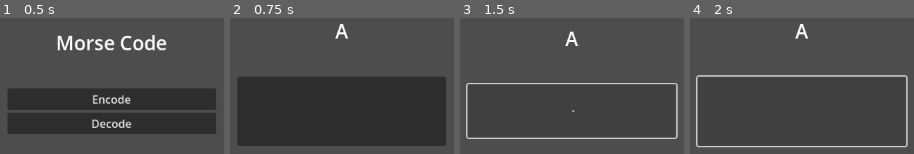
Above: before the commit, frames 1-4 (left to right).
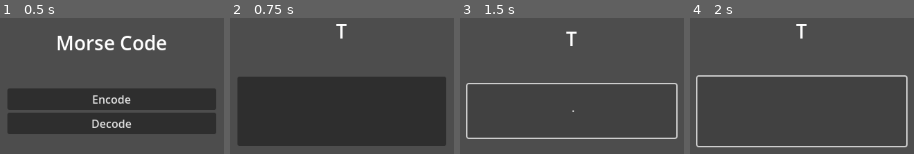
Above: after the commit, the same moments.

Repository: ThatLukeDev/morse-trainer
Game: Godot game, scene res://main.tscn
The game is run twice, just before and just after one commit, with the same random seed, the same clock (stepped at 60 frames per second) and the same inputs.
Inputs (mouse positions are in pixels of both pictures, inside the frame that each line leads up to):
- Up to frame 1 (0.5 s): no input
- Up to frame 2 (0.75 s): click "Encode" at 0.5 s
- Up to frame 3 (1.5 s): click (572, 110) at 1.25 s
- Up to frame 4 (2 s): no input

Frame 1 is identical in both runs. In frame 2, 0.4% of the frame differs, in the area x 46-53%, y 4-16%; in frame 3, 0.4%; in frame 4, 0.4%.

Commit message:
encode tab

Diff:
--- a/key.gd
+++ b/key.gd
@@ -1,22 +1,61 @@
 extends Button
+
+var rng = RandomNumberGenerator.new()
 
 var dividertime: float = 0.2
 var cleartime: float = 0.5
 
 var sincelastTime: float = 0
 var msg: String = ""
+var letter: int = 0
+
+var morses = [
+	".-",
+	"-...",
+	"-.-.",
+	"-..",
+	".",
+	"..-.",
+	"--.",
+	"....",
+	"..",
+	".---",
+	"-.-",
+	".-..",
+	"--",
+	"-.",
+	"---",
+	".--.",
+	"--.-",
+	".-.",
+	"...",
+	"-",
+	"..-",
+	"...-",
+	".--",
+	"-..-",
+	"-.--",
+	"--..",
+]
+
+func chooserand() -> void:
+	letter = rng.randi_range(0, 25)
+	$"../title".text = char(65 + letter) + "\n "
+	pass
 
 func _ready() -> void:
-	pass
+	chooserand()
 
 func _process(delta: float) -> void:
 	sincelastTime += delta
 
 	if sincelastTime > cleartime:
+		if msg == " " + morses[letter]:
+			chooserand()
 		msg = ""
 
 	if msg:
-		$".".text = "\n" + msg + "\n "
+		$".".text = "\n" + msg.replace(".", "·").replace("-", "−") + "\n "
 	else:
 		$".".text = "\n\n\n "
 
@@ -27,7 +66,7 @@
 
 func _on_button_up() -> void:
 	if sincelastTime > dividertime:
-		msg += "−"
+		msg += "-"
 	else:
-		msg += "·"
+		msg += "."
 	sincelastTime = 0
